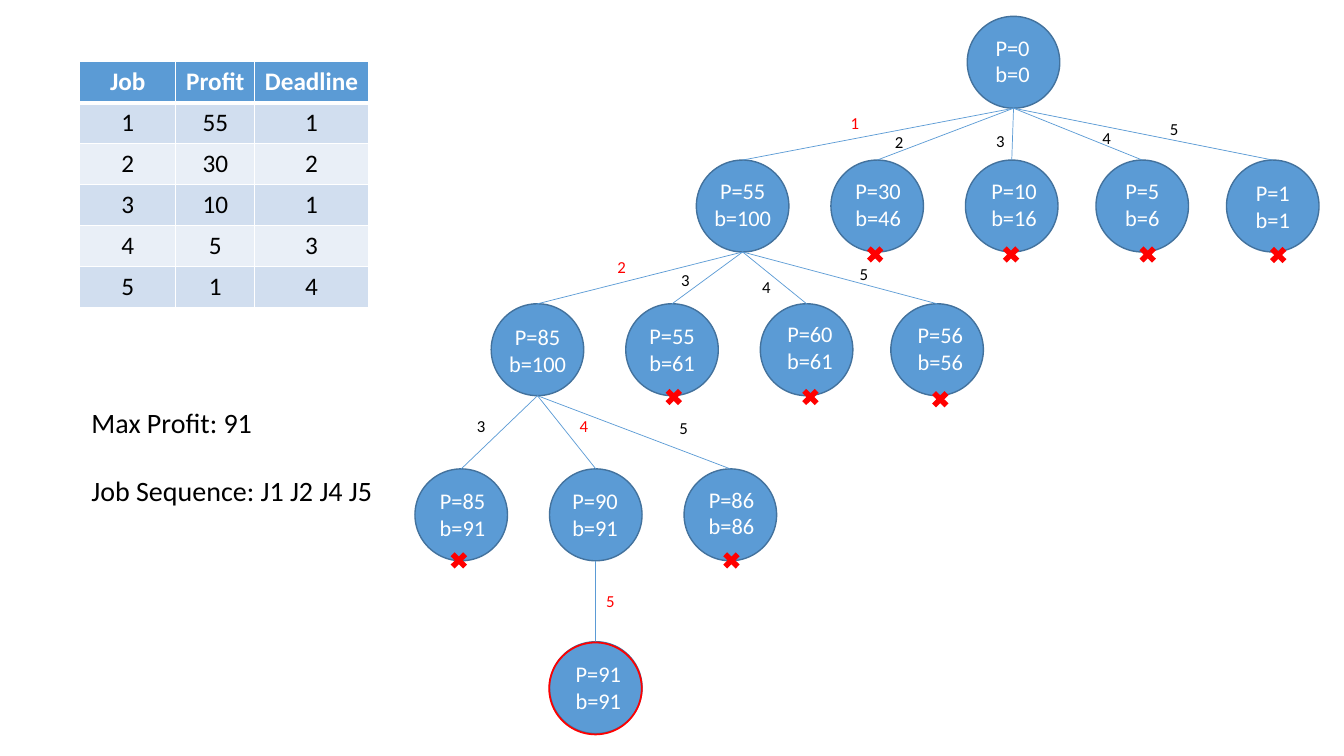
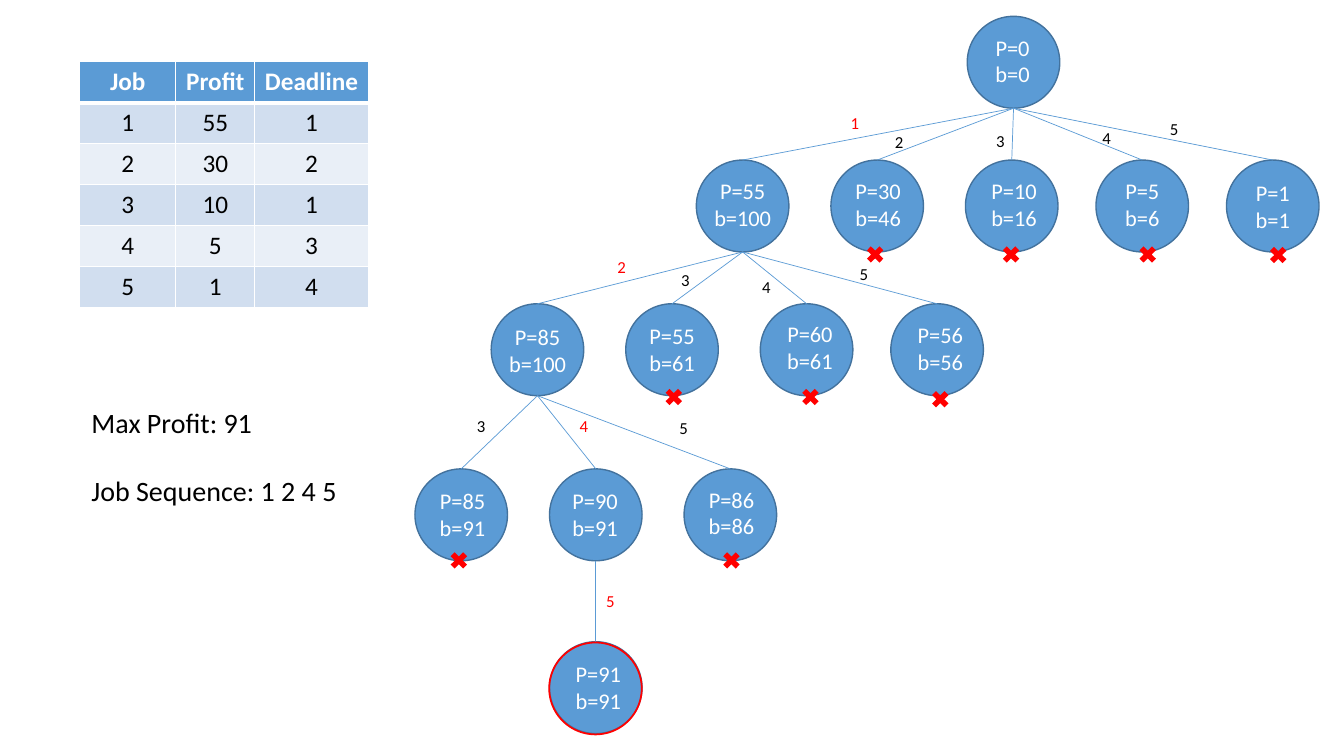
Before and after one commit to andy6804tw/Branch-and-bound, a slide deck: slide 14 of Job Scheduling/assignment/graph.pptx. Drawn at 1344x756 pixels with LibreOffice and Linux fonts; fonts in the diff are those of the drawing. Boxes give left, top, right and bottom in pixels: in the first picture for what was removed or moved away, otherwise in the second. Text is boxed around its words. In the diff, an @@ line names an element or a change of style, - is before the commit and + after.

```diff
--- a/Job Scheduling/assignment/graph.pptx
+++ b/Job Scheduling/assignment/graph.pptx
@@ text at (91,481,336,506): text changed @@
-Job Sequence: J1 J2 J4 J5
+Job Sequence: 1 2 4 5
```
Also in this commit, not shown: 3 other files.
